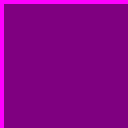
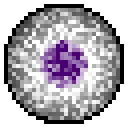
Before/after of a 128x128 layered artwork. What changed in the layer stack:
removed layer "Layer 0" over [0, 0, 128, 128]
added layer "Layer 1" above "Group 1" over [4, 4, 124, 124]
added group "Group 1" with 1 layers above "Layer 3" over [40, 40, 88, 88]
added layer "Layer 2" in group "Group 1" over [40, 40, 88, 88]
added layer "Layer 3" over [8, 8, 120, 120]
